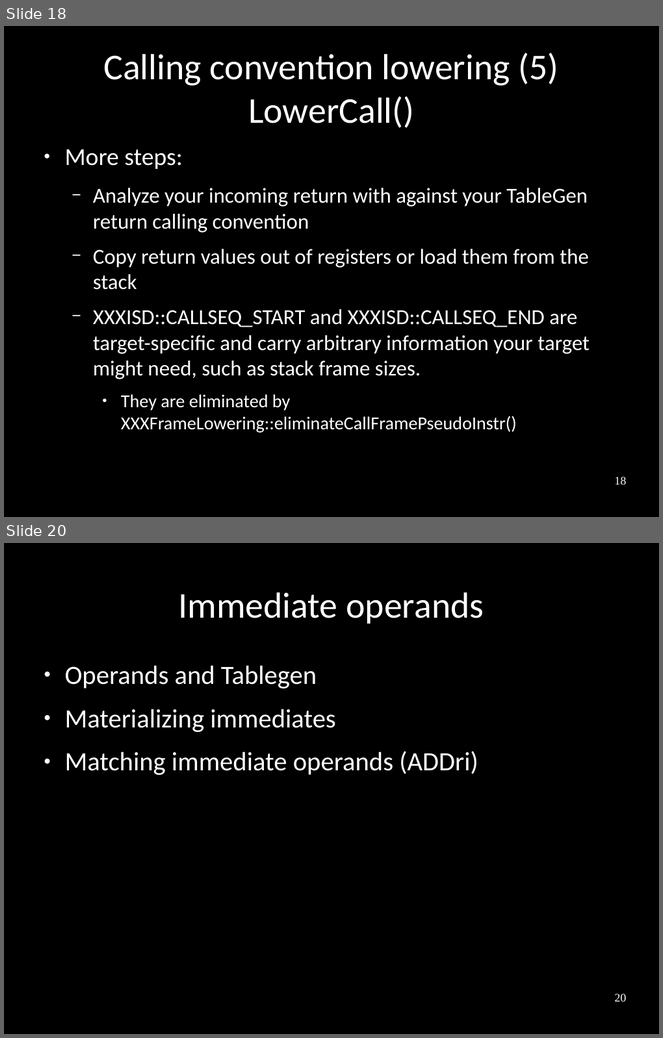
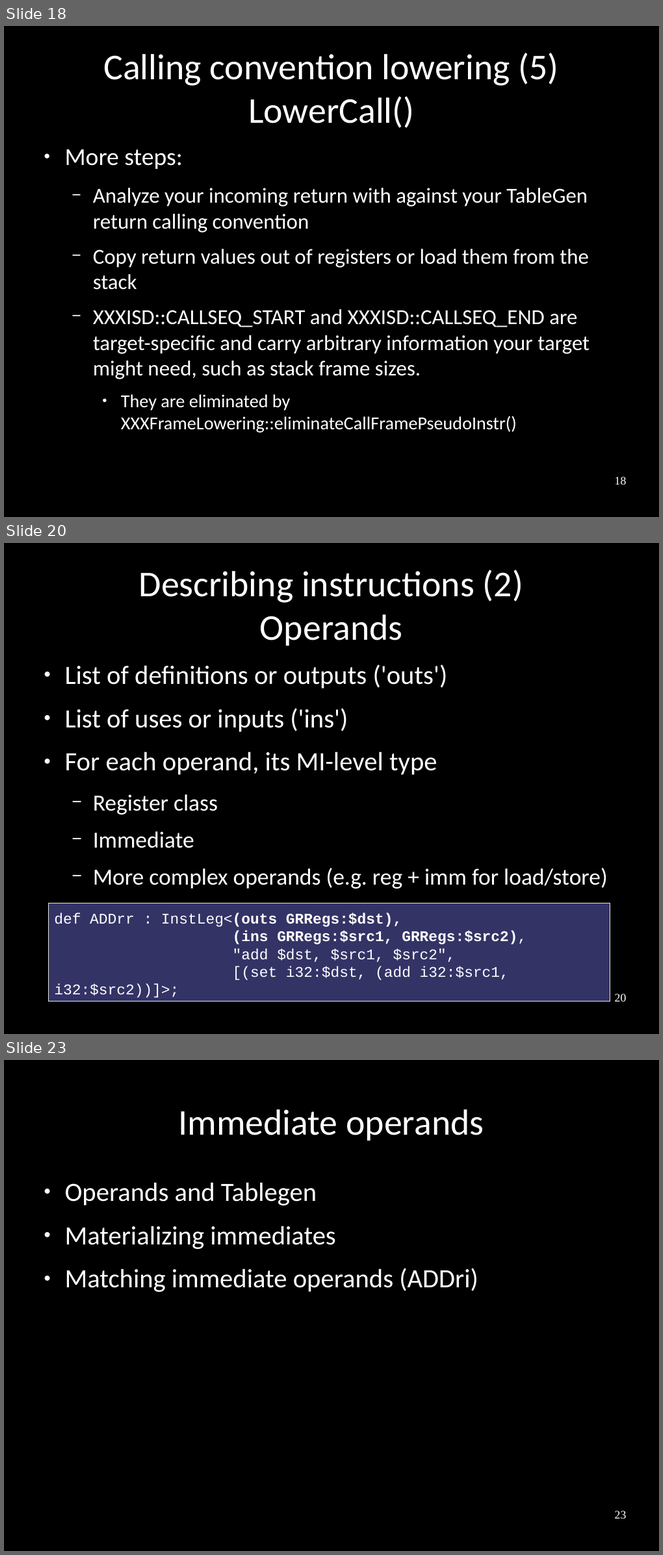
Before and after one commit to frasercrmck/llvm-leg, a slide deck: docs/Codeplay/Slides.odp. Shown one above the other, each under a label of ours: slides 18 and 20 before the commit, slides 18, 20 and 23 after it; the slides between them are not shown. The pictures are 663x1038 and 663x1555 pixels, drawn with LibreOffice and Linux fonts; fonts in the diff are those of the drawing. Boxes give left, top, right and bottom in pixels: in the first picture for what was removed or moved away, otherwise in the second. Text is boxed around its words. In the diff, an @@ line names an element or a change of style, - is before the commit and + after.

Commit message:
Describe simple instructions.

```diff
--- a/docs/Codeplay/Slides.odp
+++ b/docs/Codeplay/Slides.odp
@@ slide 20 added at box(4, 543, 659, 1034), background #000000 @@
@@ title added at box(139, 570, 523, 646), 44 pt, text #FFFFFF @@
+Describing instructions (2)
+Operands
@@ text added at box(65, 665, 608, 889), 32 pt, text #FFFFFF @@
+● List of definitions or outputs ('outs')
+● List of uses or inputs ('ins')
+● For each operand, its MI-level type
+  − Register class
+  − Immediate
+  − More complex operands (e.g. reg + imm for load/store)
@@ rectangle added at box(49, 903, 610, 1001), fill #333366, outline #E6E6E6 0 pt, 18 pt, text #FFFFFF @@
+def ADDrr : InstLeg<(outs GRRegs:$dst),
+(ins GRRegs:$src1, GRRegs:$src2),
+"add $dst, $src1, $src2",
+[(set i32:$dst, (add i32:$src1, i32:$src2))]>;
@@ page number added at box(615, 994, 627, 1002), 14 pt, text #FFFFFF @@
+20
@@ what was slide 20 is now slide 23 @@
@@ page number at box(615, 1511, 627, 1519): text changed @@
-20
+23
```
Also in this commit, not shown: 15 slides changed, 3 other slides added, 1 slide removed.
